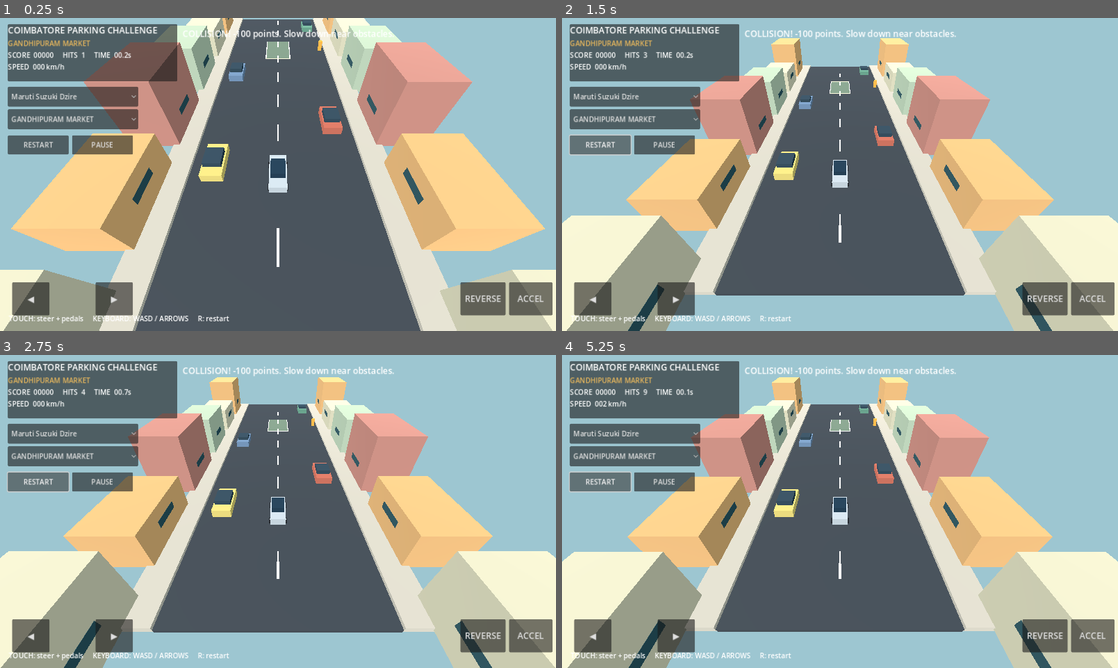
Above: before the commit, frames 1-4 (two rows, left to right).
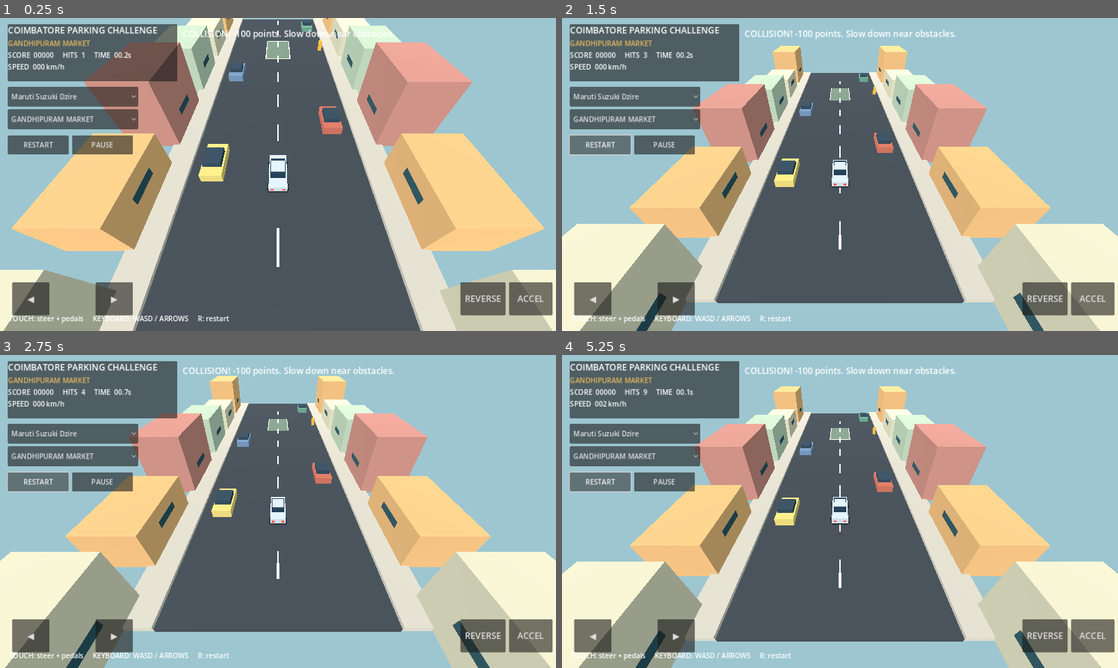
Above: after the commit, the same moments.

Repository: Allwyn3t6/Coimbatore-Parking-Challenge
Game: Godot game, scene res://scenes/main.tscn
The game is run twice, just before and just after one commit, with the same random seed, the same clock (stepped at 60 frames per second) and the same inputs.
Inputs:
- Up to frame 1 (0.25 s): no input
- Up to frame 2 (1.5 s): click "RESTART" at 0.5 s; click "RESTART" at 1.25 s
- Up to frame 3 (2.75 s): click "RESTART" at 2 s
- Up to frame 4 (5.25 s): tap Enter at 2.75 s; hold Right (ui_right) 2.78-3.53 s; tap R every 0.75 s from 2.85 to 5.1 s; hold Down (ui_down) 3.53-4.28 s; hold Right (ui_right) 4.28-5.03 s; hold Up (ui_up) from 5.03 s (still down)

The runs differ from the first frame. In frame 1, 0.2% of the frame differs, in the area x 2-98%, y 0-100%; in frame 2, 14%; in frame 3, 2.0%; in frame 4, 15%, in the area x 0-100%, y 7-100%.

Commit message:
Improve vehicle visuals, steering, reverse and wheel animation

Diff:
--- a/scripts/player_car.gd
+++ b/scripts/player_car.gd
@@ -8,6 +8,8 @@
 var steering := 0.0
 var speed := 0.0
 var collision_cooldown := 0.0
+var wheel_nodes: Array[MeshInstance3D] = []
+var gravity := 18.0
 
 func configure(car_spec: Dictionary) -> void:
     spec = car_spec
@@ -20,46 +22,38 @@
 func _build_car() -> void:
     for child in get_children():
         child.queue_free()
-    var length: float = spec.get("length", 4.0) * 0.72
-    var width: float = spec.get("width", 1.75) * 0.72
-    var body := BoxMesh.new()
-    body.size = Vector3(width, 0.62, length)
-    var body_node := MeshInstance3D.new()
-    body_node.mesh = body
-    body_node.position.y = 0.55
+    wheel_nodes.clear()
+    var length: float = float(spec.get("length", 4.0)) * 0.72
+    var width: float = float(spec.get("width", 1.75)) * 0.72
     var paint := StandardMaterial3D.new()
     paint.albedo_color = spec.get("color", Color("#d7e0e7"))
-    paint.metallic = 0.35
-    paint.roughness = 0.28
-    body_node.material_override = paint
-    add_child(body_node)
+    paint.metallic = 0.28
+    paint.roughness = 0.3
+    _mesh_box("Lower body", Vector3(width, 0.58, length), Vector3(0, 0.57, 0), paint)
+    _mesh_box("Front bumper", Vector3(width * 1.02, 0.16, 0.18), Vector3(0, 0.34, -length * 0.48), _material(Color("#20272d")))
+    _mesh_box("Rear bumper", Vector3(width * 1.02, 0.16, 0.18), Vector3(0, 0.34, length * 0.48), _material(Color("#20272d")))
 
-    var cabin := BoxMesh.new()
-    cabin.size = Vector3(width * 0.82, 0.48, length * 0.48)
-    var cabin_node := MeshInstance3D.new()
-    cabin_node.mesh = cabin
-    cabin_node.position = Vector3(0, 1.04, -0.05)
-    var glass := StandardMaterial3D.new()
-    glass.albedo_color = Color("#263d50")
-    glass.metallic = 0.2
-    glass.roughness = 0.18
-    cabin_node.material_override = glass
-    add_child(cabin_node)
+    var glass := _material(Color("#263d50"), 0.15, 0.2)
+    _mesh_box("Cabin", Vector3(width * 0.82, 0.48, length * 0.48), Vector3(0, 1.02, -0.04), glass)
+    _mesh_box("Roof", Vector3(width * 0.76, 0.09, length * 0.34), Vector3(0, 1.29, -0.02), paint)
+    var lamp := _material(Color("#fff0c2"), 0.0, 0.2)
+    for x in [-width * 0.31, width * 0.31]:
+        _mesh_box("Headlamp", Vector3(0.2, 0.12, 0.06), Vector3(x, 0.62, -length * 0.505), lamp)
+        _mesh_box("Tail lamp", Vector3(0.2, 0.12, 0.06), Vector3(x, 0.62, length * 0.505), _material(Color("#d64b43")))
 
     for z in [-length * 0.34, length * 0.34]:
-        for x in [-width * 0.52, width * 0.52]:
+        for x in [-width * 0.53, width * 0.53]:
             var wheel := MeshInstance3D.new()
             var wheel_mesh := CylinderMesh.new()
             wheel_mesh.top_radius = 0.24
             wheel_mesh.bottom_radius = 0.24
-            wheel_mesh.height = 0.16
+            wheel_mesh.height = 0.17
             wheel.mesh = wheel_mesh
             wheel.rotation.z = PI / 2.0
             wheel.position = Vector3(x, 0.28, z)
-            var rubber := StandardMaterial3D.new()
-            rubber.albedo_color = Color("#171b20")
-            wheel.material_override = rubber
+            wheel.material_override = _material(Color("#171b20"))
             add_child(wheel)
+            wheel_nodes.append(wheel)
 
     var collider := CollisionShape3D.new()
     var shape := BoxShape3D.new()
@@ -68,24 +62,50 @@
     collider.position.y = 0.55
     add_child(collider)
 
+func _mesh_box(label: String, size: Vector3, pos: Vector3, material: Material) -> void:
+    var mesh_node := MeshInstance3D.new()
+    mesh_node.name = label
+    var mesh := BoxMesh.new()
+    mesh.size = size
+    mesh_node.mesh = mesh
+    mesh_node.position = pos
+    mesh_node.material_override = material
+    add_child(mesh_node)
+
+func _material(color: Color, metallic := 0.0, roughness := 0.75) -> StandardMaterial3D:
+    var material := StandardMaterial3D.new()
+    material.albedo_color = color
+    material.metallic = metallic
+    material.roughness = roughness
+    return material
+
 func _physics_process(delta: float) -> void:
     collision_cooldown = maxf(0.0, collision_cooldown - delta)
-    var max_speed: float = spec.get("speed", 8.0)
+    var max_speed: float = float(spec.get("speed", 8.0))
+    var reverse_speed := max_speed * 0.38
     if throttle > 0.0:
-        speed = move_toward(speed, max_speed, 5.0 * delta)
+        speed = move_toward(speed, max_speed, 4.8 * delta)
     elif throttle < 0.0:
-        speed = move_toward(speed, -max_speed * 0.42, 7.0 * delta)
+        speed = move_toward(speed, -reverse_speed, 6.5 * delta)
     else:
-        speed = move_toward(speed, 0.0, 2.7 * delta)
-    var steering_factor := clampf(absf(speed) / 3.0, 0.18, 1.0)
-    var turn_rate: float = spec.get("turn", 2.2)
+        speed = move_toward(speed, 0.0, 2.3 * delta)
+
+    var steering_factor := clampf(absf(speed) / 2.5, 0.12, 1.0)
+    var turn_rate: float = float(spec.get("turn", 2.2))
     rotate_y(-steering * turn_rate * steering_factor * delta * signf(speed if absf(speed) > 0.05 else 1.0))
     var forward := -global_transform.basis.z
     velocity.x = forward.x * speed
     velocity.z = forward.z * speed
-    velocity.y = -9.8
+    if is_on_floor():
+        velocity.y = 0.0
+    else:
+        velocity.y -= gravity * delta
     move_and_slide()
+
+    for wheel in wheel_nodes:
+        wheel.rotate_object_local(Vector3.RIGHT, speed * delta / 0.24)
+
     if get_slide_collision_count() > 0 and collision_cooldown <= 0.0:
-        collision_cooldown = 0.8
+        collision_cooldown = 0.9
         crash.emit()
-        speed *= -0.18
+        speed *= -0.12
